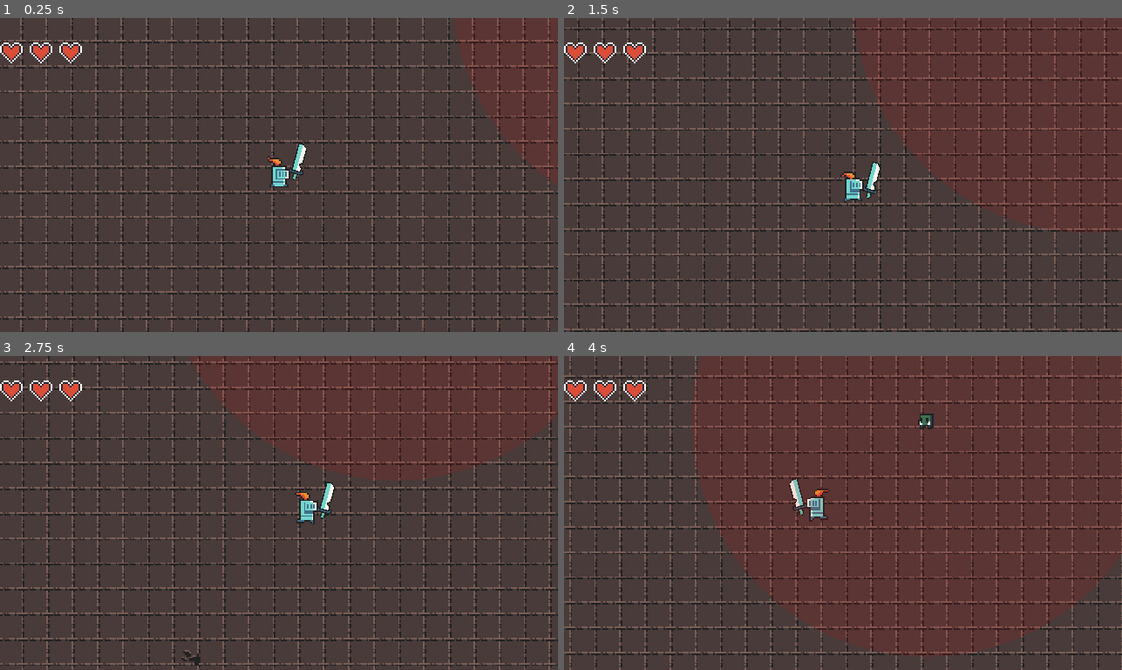
Above: before the commit, frames 1-4 (two rows, left to right).
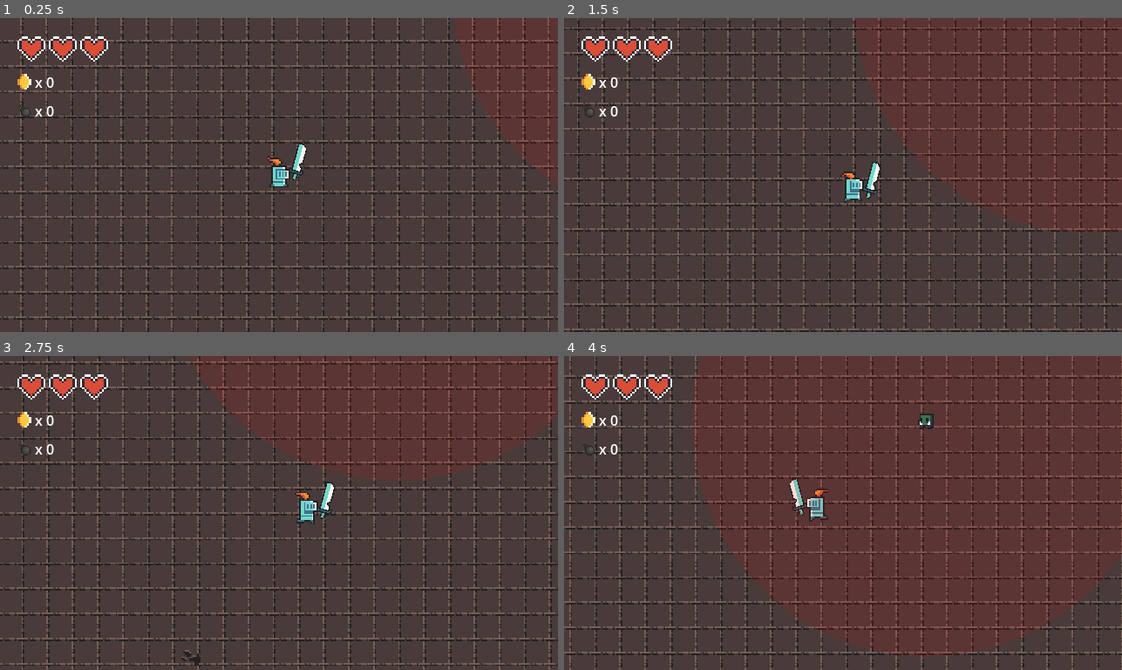
Above: after the commit, the same moments.

Repository: dadifr/Mobile_comp_Godot
Game: Godot game, scene res://scenes/world.tscn
Two runs of this game, one before a commit and one after it. Both use one fixed random seed, a clock stepped at 60 frames per second and the inputs below.
Inputs:
- Up to frame 1 (0.25 s): no input
- Up to frame 2 (1.5 s): hold Right (ui_right) 0.53-1.28 s; hold M 0.53-1.28 s; tap B at 0.8, 1.35 s; hold Down (ui_down) from 1.28 s (still down)
- Up to frame 3 (2.75 s): tap M at 1.55 s; release Down (ui_down) at 2.03 s; hold Right (ui_right) from 2.03 s (still down); hold B from 2.03 s (still down); tap Space (attack) at 2.1 s
- Up to frame 4 (4 s): release Right (ui_right) at 2.78 s; release B at 2.78 s; hold Up (ui_up) 2.78-3.53 s; tap M at 2.85 s; hold Left (ui_left) from 3.53 s (still down); hold B from 3.53 s (still down)

The runs differ from the first frame. In frame 1, 1.2% of the frame differs, in the area x 0-20%, y 5-32%; in frame 2, 1.2%; in frame 3, 1.3%; in frame 4, 1.2%.
Error after the commit: Invalid assignment of property or key 'text' with value of type 'String' on a base object of type 'null instance'. (res://scripts/hud.gd:17)

Commit message:
HUD fix
HUD migliorato, inserite monete e bombe con contatori reattivi

Diff:
--- a/scenes/HUD.tscn
+++ b/scenes/HUD.tscn
@@ -1,9 +1,11 @@
-[gd_scene load_steps=5 format=3 uid="uid://gtwmvgnk2yr8"]
+[gd_scene load_steps=7 format=3 uid="uid://gtwmvgnk2yr8"]
 
 [ext_resource type="Script" uid="uid://cot8w4emyh3b" path="res://scripts/hud.gd" id="1_7hsmw"]
 [ext_resource type="Texture2D" uid="uid://dsybg5kuwroqx" path="res://assets/sprites/frames pg e utility/HUD/ui_heart_full.png" id="2_nysna"]
 [ext_resource type="Texture2D" uid="uid://mp21ou5fw4mu" path="res://assets/sprites/frames pg e utility/HUD/ui_heart_half.png" id="3_f6qnu"]
 [ext_resource type="Texture2D" uid="uid://bds3ogyri0f4j" path="res://assets/sprites/frames pg e utility/HUD/ui_heart_empty.png" id="4_k4w17"]
+[ext_resource type="Texture2D" uid="uid://dsukoll36sc7p" path="res://assets/sprites/frames pg e utility/utility/coin_anim_f0.png" id="5_f6qnu"]
+[ext_resource type="Texture2D" uid="uid://bdyydwnu4jn5u" path="res://assets/sprites/frames pg e utility/utility/bomb_f0.png" id="6_k4w17"]
 
 [node name="HUD" type="CanvasLayer"]
 script = ExtResource("1_7hsmw")
@@ -11,30 +13,62 @@
 half_heart_texture = ExtResource("3_f6qnu")
 empty_heart_texture = ExtResource("4_k4w17")
 
-[node name="HealthContainer" type="Control" parent="."]
-layout_mode = 3
-anchors_preset = 0
+[node name="MarginContainer" type="MarginContainer" parent="."]
 offset_right = 40.0
 offset_bottom = 40.0
+theme_override_constants/margin_left = 20
+theme_override_constants/margin_top = 20
 
-[node name="HBoxContainer" type="HBoxContainer" parent="HealthContainer"]
-layout_mode = 0
-offset_right = 40.0
-offset_bottom = 40.0
-scale = Vector2(2, 2)
+[node name="StatsContainer" type="VBoxContainer" parent="MarginContainer"]
+layout_mode = 2
+theme_override_constants/separation = 10
+
+[node name="HBoxContainer" type="HBoxContainer" parent="MarginContainer/StatsContainer"]
+layout_mode = 2
 theme_override_constants/separation = 4
 
-[node name="Heart1" type="TextureRect" parent="HealthContainer/HBoxContainer"]
+[node name="Heart1" type="TextureRect" parent="MarginContainer/StatsContainer/HBoxContainer"]
+custom_minimum_size = Vector2(32, 32)
 layout_mode = 2
 texture = ExtResource("2_nysna")
 stretch_mode = 5
 
-[node name="Heart2" type="TextureRect" parent="HealthContainer/HBoxContainer"]
+[node name="Heart2" type="TextureRect" parent="MarginContainer/StatsContainer/HBoxContainer"]
+custom_minimum_size = Vector2(32, 32)
 layout_mode = 2
 texture = ExtResource("2_nysna")
 stretch_mode = 5
 
-[node name="Heart3" type="TextureRect" parent="HealthContainer/HBoxContainer"]
+[node name="Heart3" type="TextureRect" parent="MarginContainer/StatsContainer/HBoxContainer"]
+custom_minimum_size = Vector2(32, 32)
 layout_mode = 2
 texture = ExtResource("2_nysna")
 stretch_mode = 5
+
+[node name="CoinRow" type="HBoxContainer" parent="MarginContainer/StatsContainer"]
+layout_mode = 2
+
+[node name="TextureRect" type="TextureRect" parent="MarginContainer/StatsContainer/CoinRow"]
+custom_minimum_size = Vector2(16, 16)
+layout_mode = 2
+texture = ExtResource("5_f6qnu")
+expand_mode = 1
+stretch_mode = 5
+
+[node name="CoinLabel" type="Label" parent="MarginContainer/StatsContainer/CoinRow"]
+layout_mode = 2
+text = "x 0"
+
+[node name="BombRow" type="HBoxContainer" parent="MarginContainer/StatsContainer"]
+layout_mode = 2
+
+[node name="TextureRect" type="TextureRect" parent="MarginContainer/StatsContainer/BombRow"]
+custom_minimum_size = Vector2(16, 16)
+layout_mode = 2
+texture = ExtResource("6_k4w17")
+expand_mode = 1
+stretch_mode = 5
+
+[node name="BombLabel" type="Label" parent="MarginContainer/StatsContainer/BombRow"]
+layout_mode = 2
+text = "x 0"
--- /dev/null
+++ b/scenes/coin.tscn
@@ -0,0 +1,60 @@
+[gd_scene load_steps=12 format=3 uid="uid://dub3x4144frvp"]
+
+[ext_resource type="Script" uid="uid://d1na73p463ya1" path="res://scripts/coin.gd" id="1_1ikuy"]
+[ext_resource type="Texture2D" uid="uid://dsukoll36sc7p" path="res://assets/sprites/frames pg e utility/utility/coin_anim_f0.png" id="1_d14el"]
+[ext_resource type="Texture2D" uid="uid://dfwntwxq06o11" path="res://assets/sprites/frames pg e utility/utility/coin_anim_f1.png" id="2_1ikuy"]
+[ext_resource type="Texture2D" uid="uid://d083dc778afn4" path="res://assets/sprites/frames pg e utility/utility/coin_anim_f2.png" id="3_wnlwo"]
+[ext_resource type="Texture2D" uid="uid://bd8nhaqydpesq" path="res://assets/sprites/frames pg e utility/utility/coin_anim_f3.png" id="4_jig8b"]
+
+[sub_resource type="AtlasTexture" id="AtlasTexture_xmuha"]
+atlas = ExtResource("1_d14el")
+region = Rect2(0, 0, 6, 7)
+
+[sub_resource type="AtlasTexture" id="AtlasTexture_kfxoj"]
+atlas = ExtResource("2_1ikuy")
+region = Rect2(0, 0, 6, 7)
+
+[sub_resource type="AtlasTexture" id="AtlasTexture_jsmju"]
+atlas = ExtResource("3_wnlwo")
+region = Rect2(0, 0, 6, 7)
+
+[sub_resource type="AtlasTexture" id="AtlasTexture_s0mny"]
+atlas = ExtResource("4_jig8b")
+region = Rect2(0, 0, 6, 7)
+
+[sub_resource type="SpriteFrames" id="SpriteFrames_7cc30"]
+animations = [{
+"frames": [{
+"duration": 1.0,
+"texture": SubResource("AtlasTexture_xmuha")
+}, {
+"duration": 1.0,
+"texture": SubResource("AtlasTexture_kfxoj")
+}, {
+"duration": 1.0,
+"texture": SubResource("AtlasTexture_jsmju")
+}, {
+"duration": 1.0,
+"texture": SubResource("AtlasTexture_s0mny")
+}],
+"loop": true,
+"name": &"default",
+"speed": 7.0
+}]
+
+[sub_resource type="CircleShape2D" id="CircleShape2D_rojmm"]
+radius = 1.5
+
+[node name="Coin" type="Area2D"]
+script = ExtResource("1_1ikuy")
+metadata/_edit_group_ = true
+
+[node name="AnimatedSprite2D" type="AnimatedSprite2D" parent="."]
+scale = Vector2(1.7, 1.7)
+sprite_frames = SubResource("SpriteFrames_7cc30")
+autoplay = "default"
+frame_progress = 0.9347252
+
+[node name="CollisionShape2D" type="CollisionShape2D" parent="."]
+scale = Vector2(4, 4)
+shape = SubResource("CircleShape2D_rojmm")
--- a/scenes/world.tscn
+++ b/scenes/world.tscn
@@ -8,6 +8,7 @@
 [ext_resource type="PackedScene" uid="uid://dnwmtdjt26mxb" path="res://scenes/door.tscn" id="5_71j4m"]
 [ext_resource type="PackedScene" uid="uid://cyq48r8dxvud" path="res://scenes/goblin.tscn" id="6_qfnet"]
 [ext_resource type="PackedScene" uid="uid://gtwmvgnk2yr8" path="res://scenes/HUD.tscn" id="8_7r4gi"]
+[ext_resource type="PackedScene" uid="uid://dub3x4144frvp" path="res://scenes/coin.tscn" id="8_w7kh3"]
 
 [sub_resource type="TileSetAtlasSource" id="TileSetAtlasSource_4wyf3"]
 texture = ExtResource("1_4wyf3")
@@ -454,5 +455,9 @@
 
 [node name="goblin" parent="." instance=ExtResource("6_qfnet")]
 position = Vector2(623, 76)
+coin_scene = ExtResource("8_w7kh3")
 
 [node name="HUD" parent="." instance=ExtResource("8_7r4gi")]
+
+[connection signal="bombs_changed" from="Player" to="." method="_on_player_bombs_changed"]
+[connection signal="coins_changed" from="Player" to="." method="_on_player_coins_changed"]
--- /dev/null
+++ b/scripts/coin.gd
@@ -0,0 +1,16 @@
+extends Area2D
+
+func _ready():
+	# Colleghiamo il segnale di quando qualcosa entra nell'area
+	body_entered.connect(_on_body_entered)
+
+func _on_body_entered(body):
+	# Controlliamo se è il Player (cercando se ha il metodo "add_coin")
+	if body.has_method("add_coin"):
+		# Aggiungi la moneta
+		body.add_coin(1)
+
+		# (Opzionale) Qui potresti mettere un suono: $AudioStreamPlayer.play()
+
+		# Distruggi la moneta dalla scena
+		queue_free()
--- a/scripts/goblin.gd
+++ b/scripts/goblin.gd
@@ -8,6 +8,7 @@
 @export var damage = 1
 @export var knockback_force = 250.0
 @export var attack_cooldown_time = 1.5 # Tempo in cui sta fermo dopo l'attacco
+@export var coin_scene: PackedScene
 
 # --- VARIABILI INTERNE ---
 var current_health = 3
@@ -174,6 +175,22 @@
 		die()
 
 func die():
+	print("Scheletro eliminato!")
 	set_physics_process(false)
 	$CollisionShape2D.set_deferred("disabled", true)
+
+	# --- SISTEMA DI LOOT ---
+	# Controlliamo se abbiamo assegnato una scena alla variabile (per evitare crash)
+	if coin_scene != null:
+		# 1. Creiamo una copia della moneta
+		var drop = coin_scene.instantiate()
+
+		# 2. La posizioniamo dove è morto il mob
+		drop.global_position = global_position
+
+		# 3. La aggiungiamo al mondo
+		# "get_parent()" prende il nodo World/Main
+		get_parent().call_deferred("add_child", drop)
+
+	# Elimina il mob
 	queue_free()
--- a/scripts/hud.gd
+++ b/scripts/hud.gd
@@ -1,12 +1,26 @@
 extends CanvasLayer
 
-
+#riferimenti alle vite
 @export var full_heart_texture: Texture2D
 @export var half_heart_texture: Texture2D
 @export var empty_heart_texture: Texture2D
 
-# Prendo la lista dei cuori (assumendo siano figli diretti dell'HBoxContainer)
-@onready var hearts = $HealthContainer/HBoxContainer.get_children()
+# Prendo la lista dei cuori
+@onready var hearts = $MarginContainer/StatsContainer/HBoxContainer.get_children()
+
+# Riferimenti alle Label
+@onready var coin_label = $StatsContainer/CoinRow/CoinLabel
+@onready var bomb_label = $StatsContainer/BombRow/BombLabel
+
+# Funzione per aggiornare le monete
+func update_coins(amount):
+	coin_label.text = "x " + str(amount)
+
+
+# Funzione per aggiornare le bombe
+func update_bombs(amount):
+	bomb_label.text = "x " + str(amount)
+
 
 func update_life(amount):
 	# amount è la vita attuale (es. 6, 5, 4...)
--- a/scripts/player.gd
+++ b/scripts/player.gd
@@ -10,6 +10,14 @@
 # Riferimenti ai nodi
 @onready var anim = $AnimatedSprite2D
 @onready var hand = $Hand # Il nodo che tiene l'arma
+
+#Riferimenti all'HUD
+@export var coins = 0
+@export var bombs = 0
+
+# Definiamo dei segnali per avvisare l'HUD quando cambiano
+signal coins_changed(new_amount)
+signal bombs_changed(new_amount)
 
 # Variabili di stato
 var health = 6
@@ -59,6 +67,14 @@
 	# --- 4. INPUT ATTACCO ---
 	if Input.is_action_just_pressed("attack"):
 		attempt_attack()
+
+	# --- DEBUG / CHEAT ---
+	# Usa "is_key_pressed" per tasti rapidi senza doverli configurare nell'Input Map
+	if Input.is_key_pressed(KEY_M):
+		add_coin(1) # Aggiunge 1 moneta
+
+	if Input.is_key_pressed(KEY_B):
+		add_bomb(1) # Aggiunge 1 bomba
 
 	# --- 5. APPLICA IL MOVIMENTO ---
 	move_and_slide()
@@ -123,3 +139,13 @@
 	get_tree().root.add_child(screen_instance)
 
 	queue_free()
+
+func add_coin(amount):
+	coins += amount
+	coins_changed.emit(coins) # Avvisa l'HUD
+	print("Monete: ", coins)
+
+func add_bomb(amount):
+	bombs += amount
+	bombs_changed.emit(bombs) # Avvisa l'HUD
+	print("Bombe: ", bombs)
--- a/scripts/world.gd
+++ b/scripts/world.gd
@@ -9,3 +9,11 @@
 
 	# Aggiorniamo l'HUD subito per mostrare la vita iniziale
 	hud.update_life(player.health)
+
+
+func _on_player_bombs_changed(new_amount: Variant) -> void:
+	$HUD.update_bombs(new_amount)
+
+
+func _on_player_coins_changed(new_amount: Variant) -> void:
+	$HUD.update_coins(new_amount)
Not shown: 1 places in scenes/world.tscn that only renumber resources
Not shown, added: scripts/coin.gd.uid
